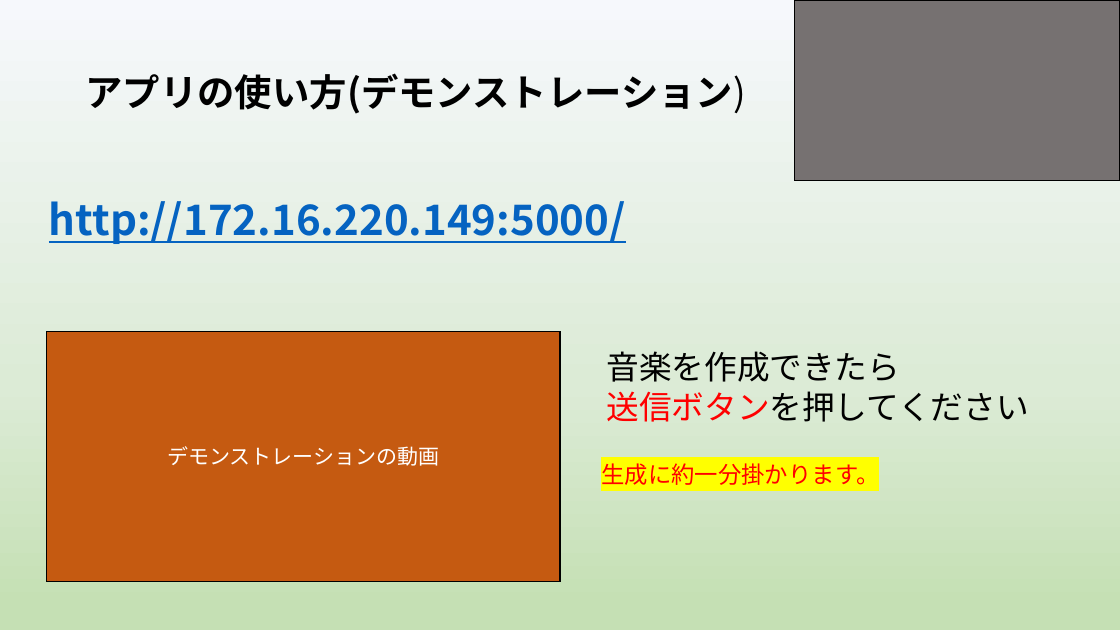
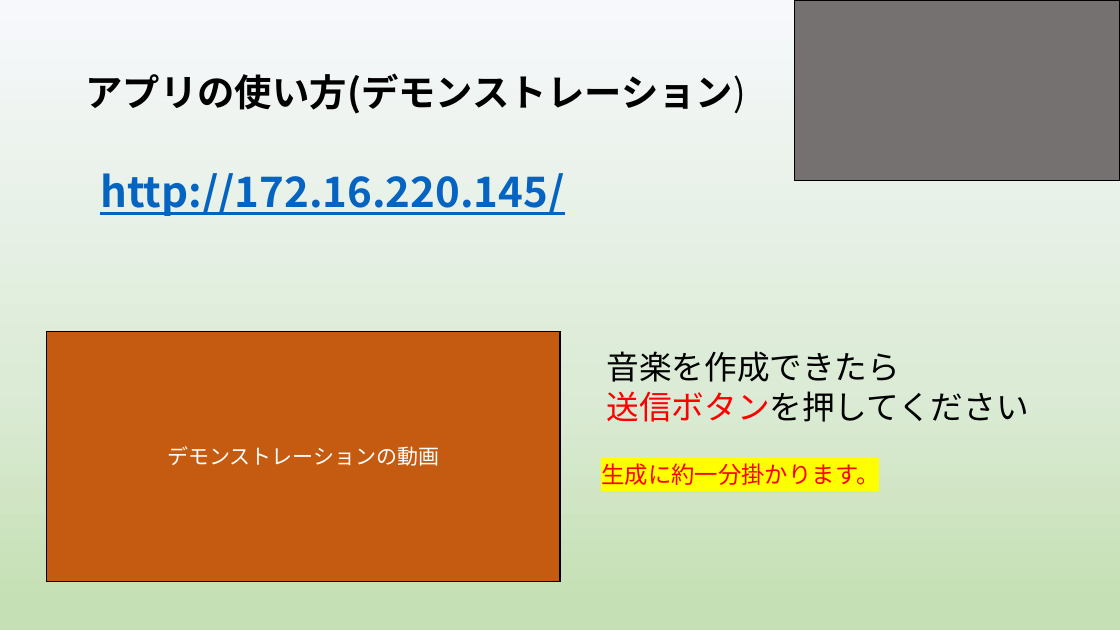
Before and after one commit to yoshitake266/bitComposer_prj, a slide deck: slide 10 of presentation/graduation/bit Composer3 .pptx (slide 15 before the commit). Drawn at 1120x630 pixels with LibreOffice and Linux fonts; fonts in the diff are those of the drawing. Boxes give left, top, right and bottom in pixels: in the first picture for what was removed or moved away, otherwise in the second. Text is boxed around its words. In the diff, an @@ line names an element or a change of style, - is before the commit and + after.

```diff
--- a/presentation/graduation/bit Composer3 .pptx
+++ b/presentation/graduation/bit Composer3 .pptx
@@ text at (100,173,564,216): text changed @@
-http://172.16.220.149:5000/
+http://172.16.220.145/
```
Also in this commit, not shown: 7 other slides changed, 3 slides added, 6 slides removed.
